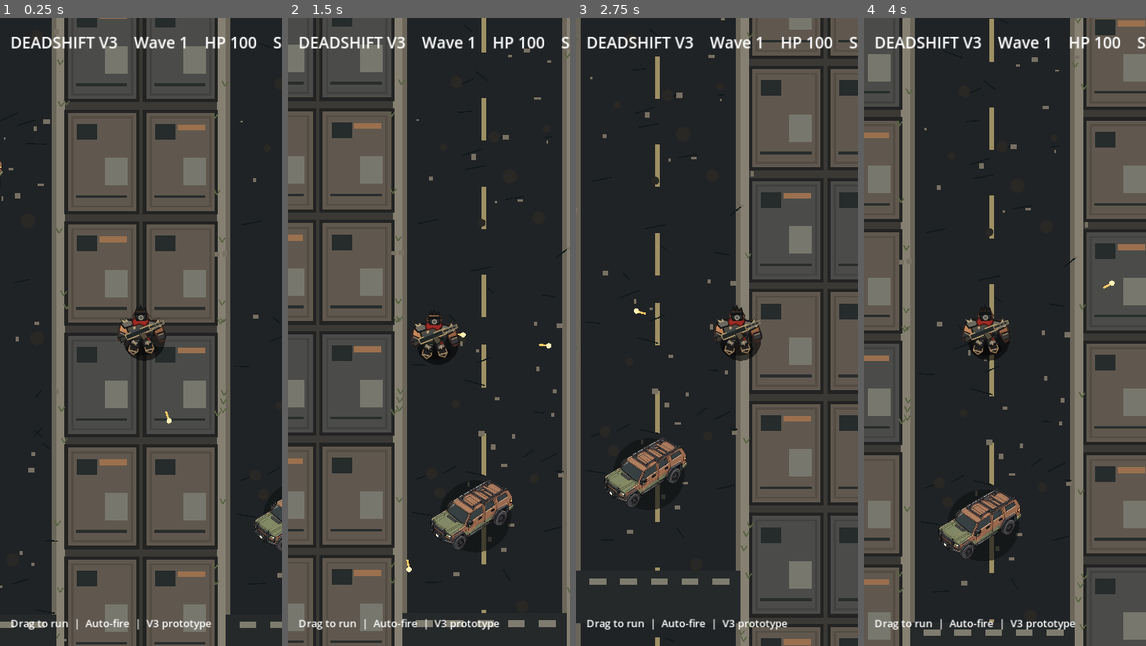
Above: before the commit, frames 1-4 (left to right).
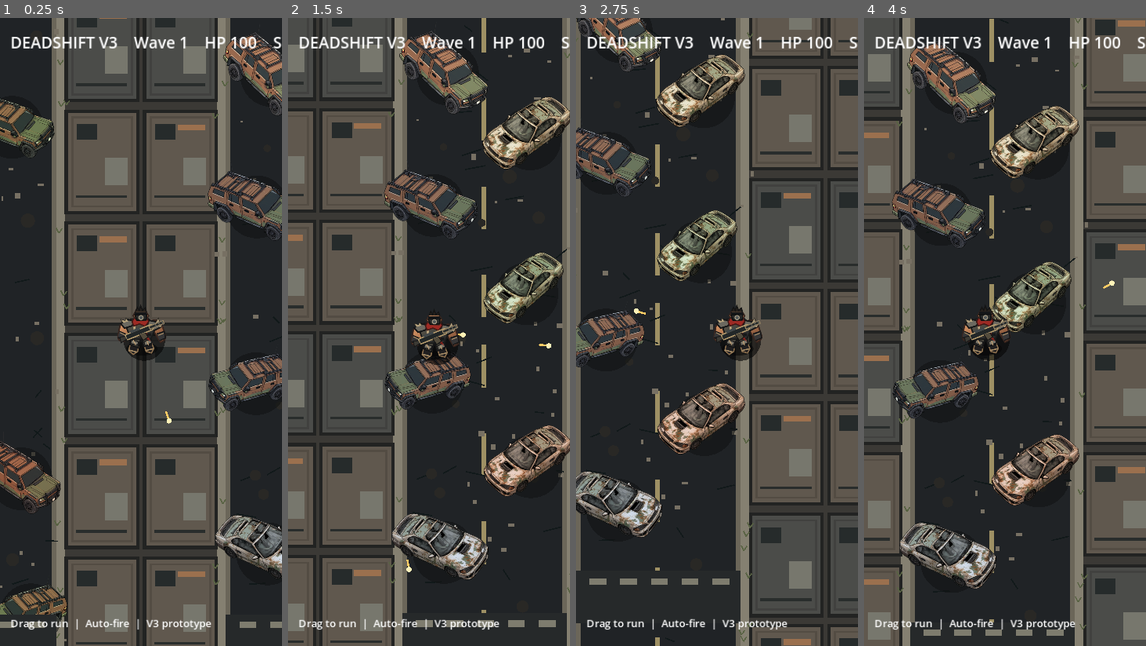
Above: after the commit, the same moments.

Repository: dennypag02/deadshift
Game: Godot game, scene res://scenes/main.tscn
The game is run twice, just before and just after one commit, with the same random seed, the same clock (stepped at 60 frames per second) and the same inputs.
Inputs (mouse positions are in pixels of both pictures, inside the frame that each line leads up to):
- Up to frame 1 (0.25 s): no input
- Up to frame 2 (1.5 s): tap Enter at 0.5 s; move the mouse to (491, 300) at 0.52 s; hold Right (ui_right) 0.53-1.25 s; click (491, 300) at 0.67 s; drag from (372, 363) to (414, 457) at 1.27 s
- Up to frame 3 (2.75 s): move the mouse to (745, 193) at 2.02 s; hold Right (ui_right) from 2.03 s (still down)
- Up to frame 4 (4 s): release Right (ui_right) at 2.75 s; drag from (990, 457) to (920, 237) at 2.77 s; move the mouse to (1089, 426) at 3.52 s; hold Left (ui_left) from 3.53 s (still down)

The runs differ from the first frame. In frame 1, 7.0% of the frame differs, in the area x 0-100%, y 2-98%; in frame 2, 12%; in frame 3, 10%; in frame 4, 12%, in the area x 9-77%, y 3-91%.

Commit message:
Randomize multiple approved cars in DeadShift city

Diff:
--- a/godot/scripts/main.gd
+++ b/godot/scripts/main.gd
@@ -5,7 +5,15 @@
 const CHUNK := 512.0
 const SURVIVOR_ART := preload("res://art/survivor_wasteland.svg")
 const ZOMBIE_ART := preload("res://art/zombie_shambler.svg")
-const CAR_ART := preload("res://art/cars/car_suv.png")
+const CAR_SUV_ART := preload("res://art/cars/car_suv.png")
+const CAR_SEDAN_ART := preload("res://art/cars/car_sedan.png")
+const CAR_TINTS := [
+	Color(1.0, 1.0, 1.0),
+	Color(0.92, 0.90, 0.82),
+	Color(0.84, 0.90, 0.80),
+	Color(0.82, 0.86, 0.92),
+	Color(0.92, 0.82, 0.78),
+]
 const PLAYER_SPEED := 245.0
 const FIRE_PERIOD := 0.28
 const BULLET_SPEED := 570.0
@@ -262,14 +270,25 @@
 		var weed := base + Vector2(side_x + local_rng.randf_range(-9.0, 9.0), local_rng.randf_range(0.0, CHUNK))
 		draw_line(weed, weed + Vector2(-4, -8), Color("#596344"), 2.0)
 		draw_line(weed, weed + Vector2(5, -7), Color("#596344"), 2.0)
-	# Approved abandoned SUV asset, preserving its generated aspect ratio.
-	if posmod(chunk.x * 7 + chunk.y * 11, 3) == 0:
-		var car_center := base + Vector2(237, 275)
-		var car_texture_size := Vector2(CAR_ART.get_size())
-		var car_scale := 128.0 / maxf(car_texture_size.x, car_texture_size.y)
+	# Multiple deterministic abandoned vehicles per city block.
+	var car_count := 2 + local_rng.randi_range(0, 2)
+	for car_index in range(car_count):
+		var car_texture: Texture2D = CAR_SUV_ART if local_rng.randi_range(0, 1) == 0 else CAR_SEDAN_ART
+		var lane_x := 186.0 if car_index % 2 == 0 else 326.0
+		var car_center := base + Vector2(
+			lane_x + local_rng.randf_range(-18.0, 18.0),
+			90.0 + float(car_index) * 118.0 + local_rng.randf_range(-24.0, 24.0)
+		)
+		var car_texture_size := Vector2(car_texture.get_size())
+		var car_scale := local_rng.randf_range(0.44, 0.56)
 		var car_draw_size := car_texture_size * car_scale
-		draw_circle(car_center + Vector2(5, 9), 55.0, Color(0.06, 0.07, 0.07, 0.65))
-		draw_texture_rect(CAR_ART, Rect2(car_center - car_draw_size * 0.5, car_draw_size), false)
+		var rotation := deg_to_rad(local_rng.randf_range(-20.0, 20.0))
+		var flip_x := -1.0 if local_rng.randi_range(0, 1) == 1 else 1.0
+		var tint: Color = CAR_TINTS[local_rng.randi_range(0, CAR_TINTS.size() - 1)]
+		draw_circle(car_center + Vector2(5, 9), 48.0, Color(0.06, 0.07, 0.07, 0.55))
+		draw_set_transform(car_center, rotation, Vector2(flip_x, 1.0))
+		draw_texture_rect(car_texture, Rect2(-car_draw_size * 0.5, car_draw_size), false, tint)
+		draw_set_transform(Vector2.ZERO, 0.0, Vector2.ONE)
 	# Intersections and evacuation crossings every third block.
 	if posmod(chunk.y, 3) == 0:
 		draw_rect(Rect2(base + Vector2(130, 432), Vector2(252, 80)), Color("#26292a"))
Binary file added: godot/art/cars/car_sedan.png
